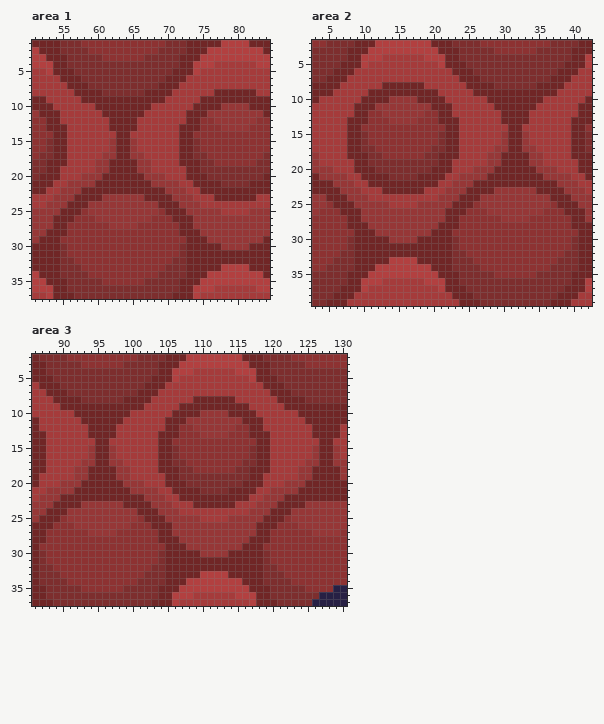
Pixel-art file: CardGame/gfx/aseFiles/gamelayout.ase. The first picture shows the starting point.
384x216 pixels, 1 frame. Colours within 5 levels of each other are drawn and written as one. Shown: area 1: x 51..84, y 1..37; area 2: x 3..42, y 2..39; area 3: x 86..130, y 2..37.
New version:
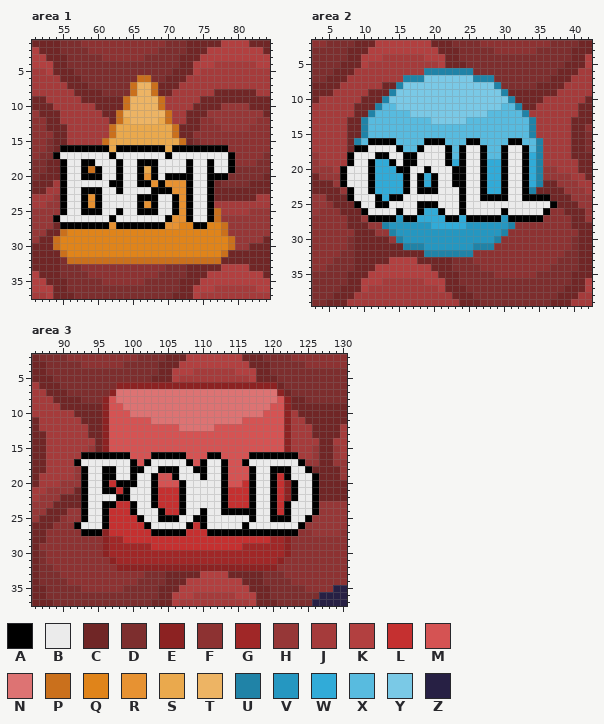
Palette (. is transparent): A #000000  B #ebebeb  C #702626  D #7d2e2e  E #8c2222  F #8d3232  G #a02727  H #963737  J #a53b3b  K #b24040  L #c53030  M #d55353  N #dd7373  P #ca701c  Q #e0841a  R #e79232  S #eaa94d  T #edb464  U #2083a7  V #2597c1  W #31abd8  X #58bbdf  Y #7ac9e6  Z #272044
Change:
Area 1, layer "UI":
y 6: x 66..67 DD -> PP
y 7: x 65..68 DDDD -> PTTP
y 8: x 65..68 DDCC -> PTTP
y 9: x 64..69 CCCCCC -> PTTTTP
y 10: x 64..69 CCCCJJ -> PTTTTP
y 11: x 63..70 CCCCJJJJ -> PTTTTTTP
y 12: x 63..70 CCCJJJJJ -> PSTTTTSP
y 13: x 62..71 CCCCJJJJJJ -> PSSSSSSSSP
y 14: x 62..71 JCCJJJJJJJ -> PSSSSSSSSP
y 15: x 61..72 JHCCHJJJJJJC -> PSSSSSSSSSSP
y 16: x 55..78 CJJJJJJHCCHJJJJJJCCDFFFF -> AAAAAAASAAAAAAASAAAAAAAA
y 17: x 54..79 CCJJJJJHHCCHHJJJJJCCDDFFFF -> ABBBBBBBABBBBBBBABBBBBBBBA
y 18: x 55..79 CJJJJHHCCCCHHJJJJCCCDDFFF -> ABBAABBBABBAAABBBBABBABBA
y 19: x 55..79 JJJJJHHCCCCHHJJJJJCCDDDDD -> ABBAPABBABBASABBBBABBABBA
y 20: x 55..78 JJJHHHCCCCCCHHHJJJCCCDDD -> ABBAAABBABBARABAAAABBAAA
y 21: x 55..76 JHHHHCCCCCCCCHHHHJJCCC -> ABBBBBBAABBAARARRRABBA
y 22: x 55..76 HHHCCCCCCCCCCCCHHHJJCC -> ABBAAABBABBBBAAARRABBA
y 23: x 55..76 HHCCCCHHHHHHCCCCHHHJJJ -> ABBARABBBBBAAABBARABBA
y 24: x 55..76 HCCCHHHHHHHHHHCCCHHHJJ -> ABBARABBBBBARABBARABBA
y 25: x 55..77 CCCFHHHHHHHHHHFCCCHHHHH -> ABBAAABBABBAAABBARABBAP
y 26: x 54..77 CCCFFFHHHHHHHHFFFCCCHHHH -> ABBBBBBBABBBBBBBARRABBAP
y 27: x 55..78 CFFFFFFHHHHFFFFFFCCHHHHH -> AAAAAAARAAAAAAARRQQAAQQP
y 28: x 55..78 CFFFFFFFFFFFFFFFFCCCHHHH -> PQQQQQQQQQQQQQQQQQQQQQQP
y 29: x 54..79 CFFFFFFFFFFFFFFFFFFCCCHHHH -> PQQQQQQQQQQQQQQQQQQQQQQQQP
y 30: x 54..79 CDFFFFFFFFFFFFFFFFDCCCCCHH -> PQQQQQQQQQQQQQQQQQQQQQQQQP
y 31: x 55..78 DFFFFFFFFFFFFFFFFDCCCCCC -> PQQQQQQQQQQQQQQQQQQQQQQP
y 32: x 56..77 DFFFFFFFFFFFFFFDDCCCCC -> PPPPPPPPPPPPPPPPPPPPPP
Area 2, layer "UI":
y 6: x 19..25 JJJJCCC -> UUUUUUU
y 7: x 16..28 JJJJJJJJCCCDD -> UUUYYYYYYYUUU
y 8: x 15..29 CCCCJJJJJJCCCCD -> UYYYYYYYYYYYYYU
y 9: x 14..30 CCCCCCCJJJJJCCCCC -> UYYYYYYYYYYYYYYYU
y 10: x 13..31 CHHHHCCCCJJJJJJCCCC -> UYYYYYYYYYYYYYYYYYU
y 11: x 12..32 HHHHHHHHCCCJJJJJJCCCC -> UXXYYYYYYYYYYYYYYYXXU
y 12: x 11..33 FFHHHHHHFFCCJJJJJJJCCCC -> UXXXXXYYYYYYYYYYYXXXXXU
y 13: x 10..34 CFFFHHHHFFFCCCJJJJJJCCCCJ -> UXXXXXXXXXYYYYYXXXXXXXXXU
y 14: x 10..34 FFFFFFFFFFFFCCJJJJJJJCCJJ -> UXXXXXXXXXXXXXXXXXXXXXXXU
y 15: x 10..34 DFFFFFFFFFFDCCJJJJJJHCCHJ -> UXXXXXXXXXXXXXXXXXXXXXXXU
y 16: x 9..35 CDFFFFFFFFFFDCCJJJJJJHCCHJJ -> UXAAAAXXXXAAAXXXAAXXXXAAXXU
y 17: x 9..35 CDDFFFFFFFFDDCCJJJJJHHCCHHJ -> AABBBBAXXABBBAXABBAXXABBAXU
y 18: x 8..35 CCCDDFFFFFFDDCCCJJJJHHCCCCHH -> ABBBAABBAABBBBAXABBAXXABBAWU
y 19: x 8..35 JCCDDDDDDDDDDCCJJJJJHHCCCCHH -> ABBAWWABAABBBBAWABBAWWABBAWU
y 20: x 7..35 JJCCCDDDDDDDDCCCJJJHHHCCCCCCH -> ABBBAWWWAABBABBBAABBAWWABBAWU
y 21: x 7..35 HJJCCCCDDDDCCCCJJHHHHCCCCCCCC -> ABBBAWWWWABAWABBAABBAWWABBAWU
y 22: x 7..35 HHJJCCCCCCCCCCJJHHHCCCCCCCCCC -> ABBBAWWWWABAWABBAABBAWWABBAWU
y 23: x 8..34 HHJJJCCCCCCJJJHHHCCCCHHHHHH -> ABBAWWWWABAAABBBABBAWWABBAU
y 24: x 8..36 HHHJJJJJJJJJJHHHCCCHHHHHHHHHH -> ABBBAWAABBBBBBBBABBAAAABBAAAA
y 25: x 9..37 HHHHHJJJJHHHHHCCCFHHHHHHHHHHF -> ABBAABBBBAAABBBABBBBBBBBBBBBA
y 26: x 10..36 HHHHHHHHHHHHCCCFFFHHHHHHHHF -> ABBBBABBAWWABBABBBBBABBBBBA
y 27: x 11..35 HHHHHHHHHHHCCFFFFFFHHHHFF -> AAAAVAAWWWWAAWAAAAAVAAAAA
y 28: x 13..31 HHHHHHHHCCCFFFFFFFF -> UVVVVVVWWWWWVVVVVVU
y 29: x 14..30 HHHHHHCCCFFFFFFFF -> UVVVVVVVVVVVVVVVU
y 30: x 15..29 HHHCCCCCDFFFFFF -> UVVVVVVVVVVVVVU
y 31: x 16..28 CCCCCCCDFFFFF -> UUUVVVVVVVUUU
y 32: x 19..25 CCCCDDF -> UUUUUUU
Area 3, layer "UI":
y 6: x 98..120 DDDDCCCJJJJJJJJJJJJJJCC -> EEEEEEEEEEEEEEEEEEEEEEE
y 7: x 97..121 DDDDCCCJJJJJJJJJJJJJJJJCC -> ENNNNNNNNNNNNNNNNNNNNNNNE
y 8: x 96..122 DDDCCCCJJJJJJCCCCCCJJJJJJCC -> EMNNNNNNNNNNNNNNNNNNNNNNNME
y 9: x 96..122 CCCCCCJJJJJCCCCCCCCCCJJJJJC -> EMMNNNNNNNNNNNNNNNNNNNNNMME
y 10: x 96..122 CCCCJJJJJJCCCCHHHHCCCCJJJJJ -> EMMMNNNNNNNNNNNNNNNNNNNMMME
y 11: x 96..122 CCCJJJJJJCCCHHHHHHHHCCCJJJJ -> EMMMMMMNNNNNNNNNNNNNMMMMMME
y 12: x 96..122 CCJJJJJJJCCFFHHHHHHFFCCJJJJ -> EMMMMMMMMMMNNNNNMMMMMMMMMME
y 13: x 96..122 CCJJJJJJCCCFFFHHHHFFFCCCJJJ -> EMMMMMMMMMMMMMMMMMMMMMMMMME
y 14: x 96..122 CJJJJJJJCCFFFFFFFFFFFFCCJJJ -> EMMMMMMMMMMMMMMMMMMMMMMMMME
y 15: x 96..122 CHJJJJJJCCDFFFFFFFFFFDCCJJJ -> EMMMMMMMMMMMMMMMMMMMMMMMMME
y 16: x 93..123 JHCCHJJJJJJCCDFFFFFFFFFFDCCJJJJ -> AAAAAAAMMMAAAAAMMMAAMMMMAAAAAAA
y 17: x 92..124 JHHCCHHJJJJJCCDDFFFFFFFFDDCCJJJJJ -> ABBBBBBBAMABBBBBAMABBAMMABBBBBBBA
y 18: x 93..125 HCCCCHHJJJJCCCDDFFFFFFDDCCCJJJJHH -> ABBAABBAABBAAABBAABBAMMMABBAAABBA
y 19: x 93..126 HCCCCHHJJJJJCCDDDDDDDDDDCCJJJJJHHC -> ABBAABBABBAMMABBBABBAMMMABBALABBBA
y 20: x 93..126 CCCCCCHHHJJJCCCDDDDDDDDCCCJJJHHHCC -> ABBALAAABBAMMMABBBBBAMMLABBALEABBA
y 21: x 93..126 CCCCCCCHHHHJJCCCCDDDDCCCCJJHHHHCCC -> ABBAALABBBALLLABBBBBALLLABBALEABBA
y 22: x 93..126 CCCCCCCCCHHHJJCCCCCCCCCCJJHHHCCCCC -> ABBBBAABBBALLLABBBBBALLLABBALEABBA
y 23: x 93..126 HHHHHHCCCCHHHJJJCCCCCCJJJHHHCCCCHH -> ABBAALLABBALLLABBBBBALLLABBALABBBA
y 24: x 93..126 HHHHHHHHCCCHHHJJJJJJJJJJHHHCCCHHHH -> ABBALLLABBBALLABBABBAAAAABBALABBBA
y 25: x 93..125 HHHHHHHHFCCCHHHHHJJJJHHHHHCCCFHHH -> ABBALLLLABBAAABBAABBBBBBABBAAABBA
y 26: x 92..124 HHHHHHHHFFFCCCHHHHHHHHHHHHCCCFFFH -> ABBBALLLLLABBBBBALABBBBBABBBBBBBA
y 27: x 93..123 FHHHHFFFFFFCCHHHHHHHHHHHHCCFFFF -> AAAELLLLLLAAAAALLLAAAAAAAAAAAAA
y 28: x 96..122 FFFFFFFFCCCHHHHHHHHHHCCCFFF -> EGGLLLLLLLLLLLLLLLLLLLLLGGE
y 29: x 96..122 FFFFFFFFFCCCHHHHHHHHCCCFFFF -> EGGGGGGLLLLLLLLLLLLLGGGGGGE
y 30: x 96..122 FFFFFFFFDCCCCCHHHHCCCCCDFFF -> EGGGGGGGGGGGGGGGGGGGGGGGGGE
y 31: x 97..121 FFFFFFFDCCCCCCCCCCCCCCDFF -> EGGGGGGGGGGGGGGGGGGGGGGGE
y 32: x 98..120 FFFFFDDCCCCCCCCCCCCCCDD -> EEEEEEEEEEEEEEEEEEEEEEE
Where, in picture pixels (left, top, right, bottom), the same in both pictures:
changed: (53, 75, 235, 264)
changed: (340, 68, 557, 257)
changed: (74, 382, 319, 571)
